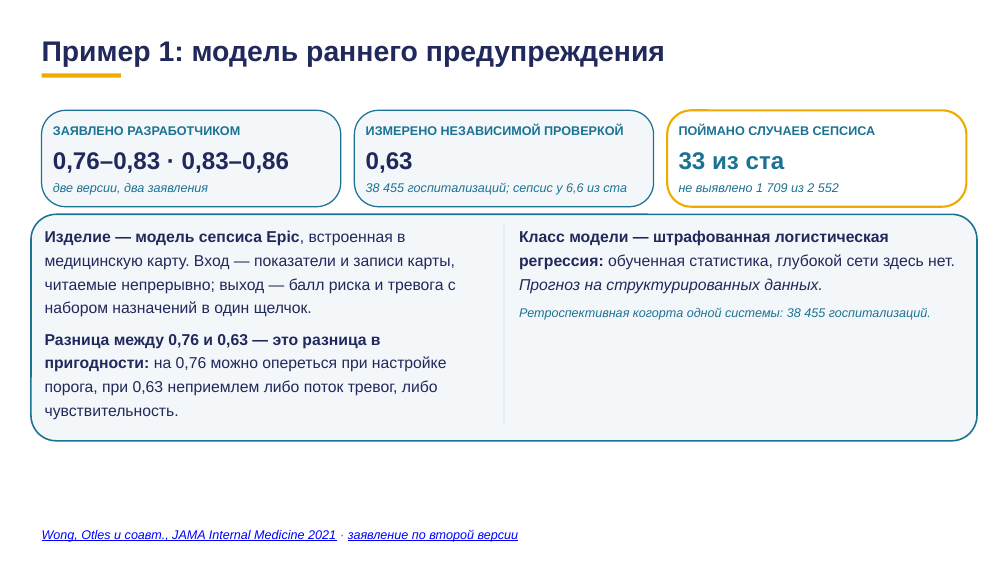
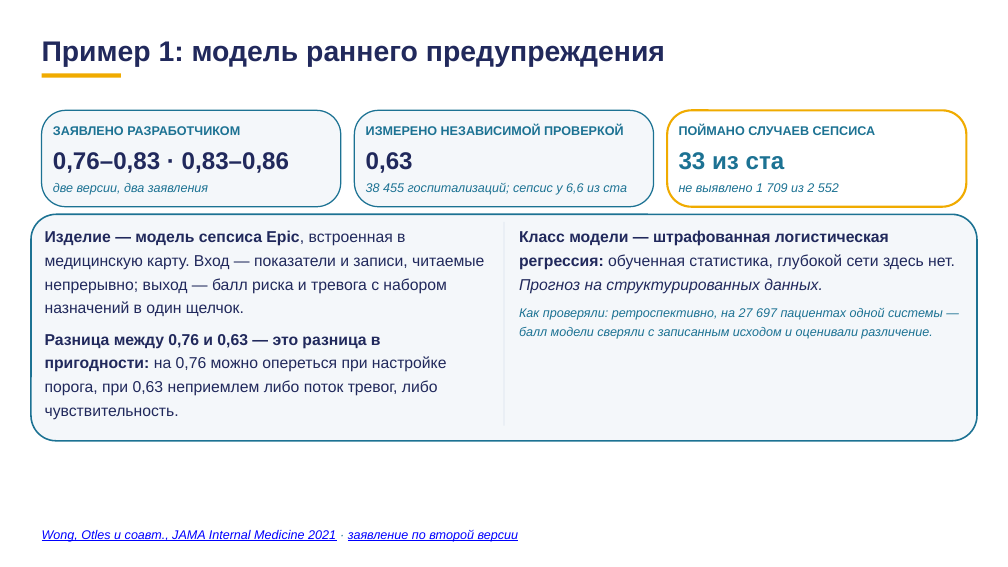
Before and after one commit to tellina-study/AI-usage-lessons, a slide deck: slide 54 of library/lectures/lec-07/rework/deck/lec-07-karkas.pptx. Drawn at 1008x567 pixels with LibreOffice and Linux fonts; fonts in the diff are those of the drawing. Boxes give left, top, right and bottom in pixels: in the first picture for what was removed or moved away, otherwise in the second. Text is boxed around its words. In the diff, an @@ line names an element or a change of style, - is before the commit and + after.

```diff
--- a/library/lectures/lec-07/rework/deck/lec-07-karkas.pptx
+++ b/library/lectures/lec-07/rework/deck/lec-07-karkas.pptx
@@ text at box(45, 230, 484, 316): text changed @@
-Изделие — модель сепсиса Epic, встроенная в медицинскую карту. Вход — показатели и записи карты, читаемые непрерывно; выход — балл риска и тревога с набором назначений в один щелчок.
+Изделие — модель сепсиса Epic, встроенная в медицинскую карту. Вход — показатели и записи, читаемые непрерывно; выход — балл риска и тревога с набором назначений в один щелчок.
@@ text at box(519, 308, 943, 339): text changed @@
-Ретроспективная когорта одной системы: 38 455 госпитализаций.
+Как проверяли: ретроспективно, на 27 697 пациентах одной системы — балл модели сверяли с записанным исходом и оценивали различение.
```
Also in this commit, not shown: 32 other slides changed, 1 other file.
